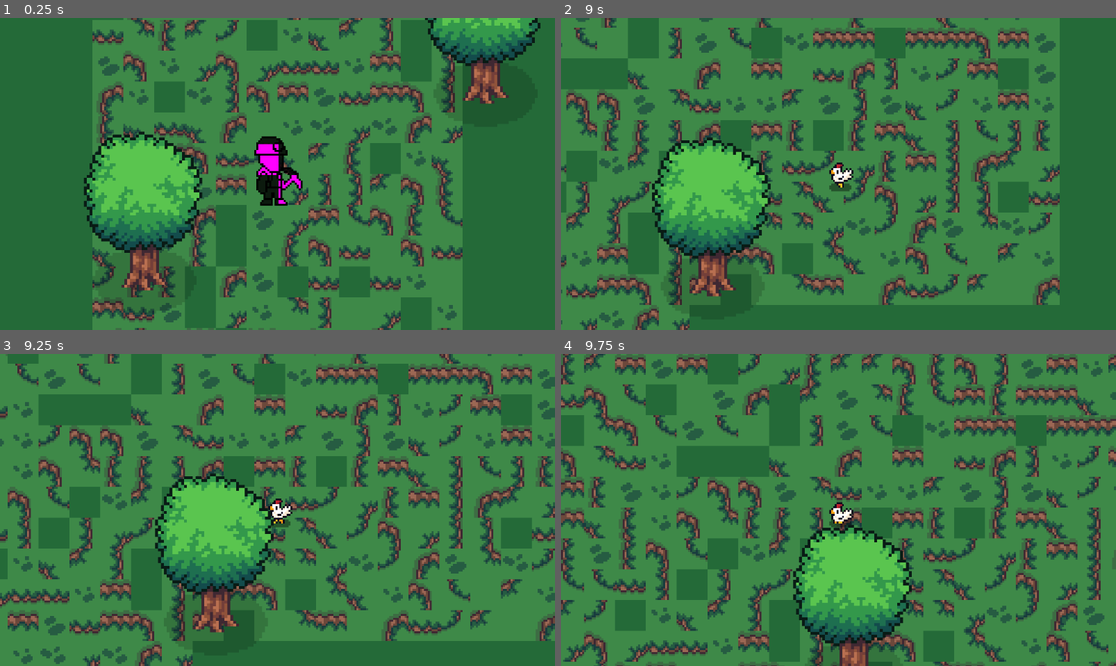
Above: before the commit, frames 1-4 (two rows, left to right).
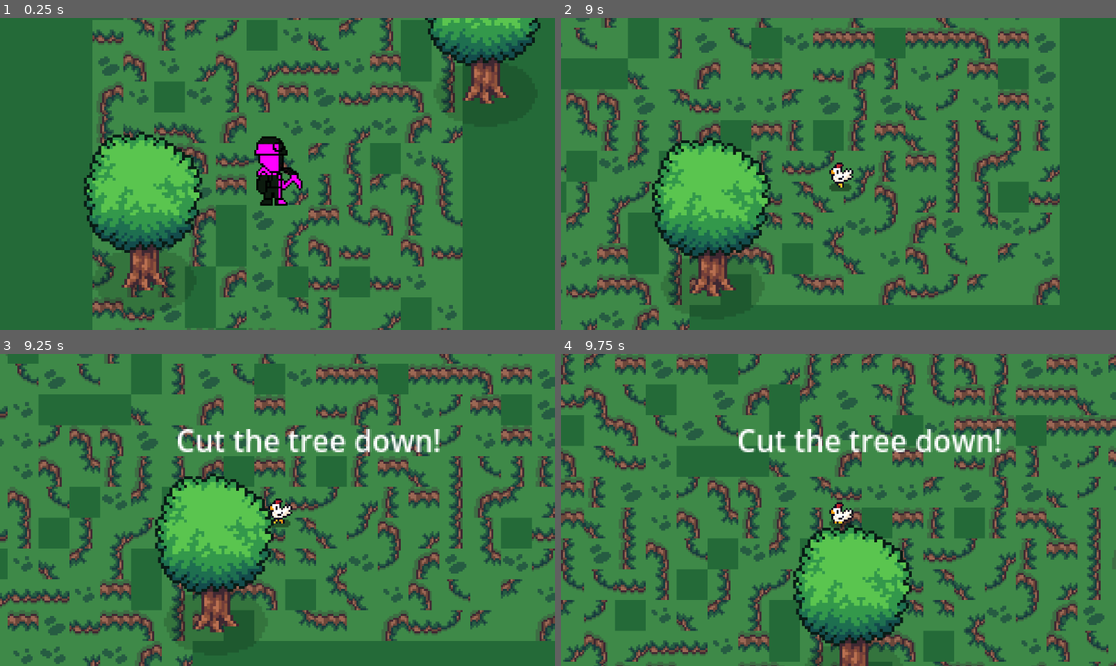
Above: after the commit, the same moments.

Repository: Gojl/go-touch-some-minerals
Game: Godot game, scene res://scenes/main.tscn
Two runs of this game, one before a commit and one after it. Both use one fixed random seed, a clock stepped at 60 frames per second and the inputs below.
Inputs:
- Up to frame 1 (0.25 s): no input
- Up to frame 2 (9 s): tap Enter at 0.5 s; hold E (interact, bound only after the commit) 0.53-1.28 s; hold Up (up) 0.53-2.03 s; tap E (interact, bound only after the commit) every 1.5 s from 1.35 to 8.85 s; hold E (interact, bound only after the commit) 2.03-2.78 s; hold A (left) 2.03-3.53 s; hold Down (down) 3.53-4.28 s; hold E (interact, bound only after the commit) 3.53-4.28 s; hold Right (right) 4.28-5.03 s; hold Up (up) 5.03-5.78 s; hold E (interact, bound only after the commit) 5.03-5.78 s; hold Right (right) 5.78-8.03 s; hold E (interact, bound only after the commit) 6.53-7.28 s; hold Down (down) 8.03-8.78 s; hold E (interact, bound only after the commit) 8.03-8.78 s; hold A (left) from 8.78 s (still down)
- Up to frame 3 (9.25 s): keep holding A (left)
- Up to frame 4 (9.75 s): release A (left) at 9.53 s; hold Up (up) from 9.53 s (still down); hold E (interact, bound only after the commit) from 9.53 s (still down)

Frames 1-2 are identical in both runs. In frame 3, 1.6% of the frame differs, in the area x 32-80%, y 24-32%; in frame 4, 1.6%.

Commit message:
first interactions

Diff:
--- /dev/null
+++ b/interaction_components/interactable.gd
@@ -0,0 +1,7 @@
+extends Area2D
+
+@export var interact_name: String=  ""
+@export var is_interactable: bool = true
+
+var interact: Callable = func():
+	pass
--- /dev/null
+++ b/interaction_components/interactable.tscn
@@ -0,0 +1,8 @@
+[gd_scene load_steps=2 format=3 uid="uid://bx4hd55xrx10"]
+
+[ext_resource type="Script" uid="uid://b6qx13ulswehe" path="res://interaction_components/interactable.gd" id="1_tar3s"]
+
+[node name="interactable" type="Area2D"]
+collision_layer = 2
+collision_mask = 0
+script = ExtResource("1_tar3s")
--- /dev/null
+++ b/interaction_components/interacting_component.gd
@@ -0,0 +1,44 @@
+extends Node2D
+
+@onready var interact_label: Label = $InteractLabel
+var current_interactions := []
+var can_interact := true
+
+func _input(event: InputEvent) -> void:
+	if event.is_action_pressed("interact") and can_interact:
+		if current_interactions:
+			can_interact = false
+			interact_label.hide()
+
+			await current_interactions[0].interact.call()
+
+			can_interact = true
+
+func _process(_delta: float) -> void:
+	if not can_interact:
+		interact_label.hide()
+		return
+	if current_interactions and can_interact:
+		current_interactions.sort_custom(_sort_by_nearest)
+		if current_interactions[0].is_interactable:
+			interact_label.text = current_interactions[0].interact_name
+			interact_label.show()
+		else:
+			interact_label.text = ""
+			interact_label.hide()
+	else:
+		interact_label.text = ""
+		interact_label.hide()
+
+
+func _sort_by_nearest(area1, area2):
+	var area1_dist = global_position.distance_to(area1.global_position)
+	var area2_dist = global_position.distance_to(area2.global_position)
+	return area1_dist < area2_dist
+
+func _on_interact_range_area_entered(area: Area2D) -> void:
+	current_interactions.push_back(area)
+
+
+func _on_interact_range_area_exited(area: Area2D) -> void:
+	current_interactions.erase(area)
--- /dev/null
+++ b/interaction_components/interacting_component.tscn
@@ -0,0 +1,29 @@
+[gd_scene load_steps=3 format=3 uid="uid://dxnsci25h0tj1"]
+
+[ext_resource type="Script" uid="uid://dwsm85m3tjv1b" path="res://interaction_components/interacting_component.gd" id="1_xa01l"]
+
+[sub_resource type="CircleShape2D" id="CircleShape2D_lqmmv"]
+radius = 14.0
+
+[node name="InteractingComponent" type="Node2D"]
+script = ExtResource("1_xa01l")
+
+[node name="InteractRange" type="Area2D" parent="."]
+z_index = 10
+collision_layer = 0
+collision_mask = 2
+
+[node name="CollisionShape2D" type="CollisionShape2D" parent="InteractRange"]
+shape = SubResource("CircleShape2D_lqmmv")
+
+[node name="InteractLabel" type="Label" parent="."]
+offset_left = -55.0
+offset_top = -48.0
+offset_right = 59.0
+offset_bottom = -25.0
+text = "E to interract"
+horizontal_alignment = 1
+vertical_alignment = 1
+
+[connection signal="area_entered" from="InteractRange" to="." method="_on_interact_range_area_entered"]
+[connection signal="area_exited" from="InteractRange" to="." method="_on_interact_range_area_exited"]
--- a/project.godot
+++ b/project.godot
@@ -41,6 +41,16 @@
 , Object(InputEventKey,"resource_local_to_scene":false,"resource_name":"","device":-1,"window_id":0,"alt_pressed":false …(183 unchanged characters)…
 ]
 }
+interact={
+"deadzone": 0.2,
+"events": [Object(InputEventKey,"resource_local_to_scene":false,"resource_name":"","device":-1,"window_id":0,"alt_pressed":false,"shift_pressed":false,"ctrl_pressed":false,"meta_pressed":false,"pressed":false,"keycode":0,"physical_keycode":69,"key_label":0,"unicode":101,"location":0,"echo":false,"script":null)
+]
+}
+
+[layer_names]
+
+2d_physics/layer_1="world"
+2d_physics/layer_2="interactions"
 
 [rendering]
 
--- a/scenes/character.tscn
+++ b/scenes/character.tscn
@@ -1,7 +1,8 @@
-[gd_scene load_steps=9 format=3 uid="uid://dgamsydns7kby"]
+[gd_scene load_steps=10 format=3 uid="uid://dgamsydns7kby"]
 
 [ext_resource type="Texture2D" uid="uid://brmj0wktqbvjd" path="res://scenes/base sprite.png" id="2_rkhd4"]
 [ext_resource type="Texture2D" uid="uid://b5wq0nqij7kyy" path="res://assets/Cute_Fantasy_Free/Animals/Chicken/Chicken.png" id="3_lrhn5"]
+[ext_resource type="PackedScene" uid="uid://dxnsci25h0tj1" path="res://interaction_components/interacting_component.tscn" id="3_my7n2"]
 
 [sub_resource type="AtlasTexture" id="AtlasTexture_my7n2"]
 atlas = ExtResource("3_lrhn5")
@@ -59,3 +60,5 @@
 [node name="CollisionShape2D" type="CollisionShape2D" parent="."]
 position = Vector2(-2, 1)
 shape = SubResource("RectangleShape2D_rkhd4")
+
+[node name="InteractingComponent" parent="." instance=ExtResource("3_my7n2")]
--- /dev/null
+++ b/scenes/drzewo.gd
@@ -0,0 +1,12 @@
+extends StaticBody2D
+
+@onready var interactable: Area2D = $interactable
+
+# Called when the node enters the scene tree for the first time.
+func _ready() -> void:
+	interactable.interact = _on_interact
+
+
+# Called every frame. 'delta' is the elapsed time since the previous frame.
+func _on_interact():
+	print("the tree cannot be cut down due to cultural issues")
--- a/scenes/drzewo.tscn
+++ b/scenes/drzewo.tscn
@@ -1,16 +1,22 @@
-[gd_scene load_steps=4 format=3 uid="uid://b4b6h52q6utk6"]
+[gd_scene load_steps=7 format=3 uid="uid://b4b6h52q6utk6"]
 
+[ext_resource type="Script" uid="uid://0d0nm8uc685j" path="res://scenes/drzewo.gd" id="1_lmpyg"]
 [ext_resource type="Texture2D" uid="uid://cssoprm7hnmbo" path="res://assets/Cute_Fantasy_Free/Outdoor decoration/Oak_Tree.png" id="1_vuf4f"]
+[ext_resource type="PackedScene" uid="uid://bx4hd55xrx10" path="res://interaction_components/interactable.tscn" id="2_1dkmp"]
 
 [sub_resource type="PhysicsMaterial" id="PhysicsMaterial_1dkmp"]
 
 [sub_resource type="RectangleShape2D" id="RectangleShape2D_lmpyg"]
 size = Vector2(11.25, 12.25)
 
-[node name="StaticBody2D" type="StaticBody2D"]
-position = Vector2(-323, 470)
+[sub_resource type="CircleShape2D" id="CircleShape2D_lmpyg"]
+radius = 27.624453
+
+[node name="drzewo" type="StaticBody2D"]
+position = Vector2(-5, -4)
 scale = Vector2(1.5, 1.5)
 physics_material_override = SubResource("PhysicsMaterial_1dkmp")
+script = ExtResource("1_lmpyg")
 
 [node name="Sprite2D" type="Sprite2D" parent="."]
 position = Vector2(2, 5)
@@ -19,3 +25,10 @@
 [node name="CollisionShape2D" type="CollisionShape2D" parent="."]
 position = Vector2(2, 21)
 shape = SubResource("RectangleShape2D_lmpyg")
+
+[node name="interactable" parent="." instance=ExtResource("2_1dkmp")]
+interact_name = "Cut the tree down!"
+
+[node name="CollisionShape2D" type="CollisionShape2D" parent="interactable"]
+position = Vector2(0.6666666, 6.666666)
+shape = SubResource("CircleShape2D_lmpyg")
--- a/scenes/main.tscn
+++ b/scenes/main.tscn
@@ -1370,11 +1370,11 @@
 physics_layer_0/collision_layer = 1
 terrain_set_0/mode = 0
 terrain_set_0/terrain_0/name = "Grass"
-terrain_set_0/terrain_0/color = Color(0.3902323, 0.7004171, 1.92523e-07, 1)
+terrain_set_0/terrain_0/color = Color(0.390232, 0.700417, 1.92523e-07, 1)
 terrain_set_0/terrain_1/name = "Water"
 terrain_set_0/terrain_1/color = Color(0.5, 0.4375, 0.25, 1)
 terrain_set_0/terrain_2/name = "Path"
-terrain_set_0/terrain_2/color = Color(0.7927662, 0.00023131639, 0.7210359, 1)
+terrain_set_0/terrain_2/color = Color(0.792766, 0.000231316, 0.721036, 1)
 sources/1 = SubResource("TileSetAtlasSource_tefeu")
 sources/0 = SubResource("TileSetAtlasSource_o6xl0")
 
@@ -1394,8 +1394,8 @@
 
 [node name="drzewo" parent="." instance=ExtResource("3_sugp2")]
 position = Vector2(-72, 17)
-scale = Vector2(1.5, 1.4999999)
+scale = Vector2(1.5, 1.5)
 
 [node name="drzewo2" parent="." instance=ExtResource("3_sugp2")]
 position = Vector2(105, -80)
-scale = Vector2(1.5, 1.4999999)
+scale = Vector2(1.5, 1.5)
Not shown, changed: assets/Cute_Fantasy_Free/Animals/Chicken/Chicken.png.import
Not shown, changed: assets/Cute_Fantasy_Free/Animals/Cow/Cow.png.import
Not shown, changed: assets/Cute_Fantasy_Free/Animals/Pig/Pig.png.import
Not shown, changed: assets/Cute_Fantasy_Free/Animals/Sheep/Sheep.png.import
Not shown, changed: assets/Cute_Fantasy_Free/Enemies/Skeleton.png.import
Not shown, changed: assets/Cute_Fantasy_Free/Enemies/Slime_Green.png.import
Not shown, changed: assets/Cute_Fantasy_Free/Outdoor decoration/Bridge_Wood.png.import
Not shown, changed: assets/Cute_Fantasy_Free/Outdoor decoration/Chest.png.import
Not shown, changed: assets/Cute_Fantasy_Free/Outdoor decoration/Fences.png.import
Not shown, changed: assets/Cute_Fantasy_Free/Outdoor decoration/House.png.import
Not shown, changed: assets/Cute_Fantasy_Free/Outdoor decoration/Oak_Tree.png.import
Not shown, changed: assets/Cute_Fantasy_Free/Outdoor decoration/Oak_Tree_Small.png.import
(and 20 more such lines)
